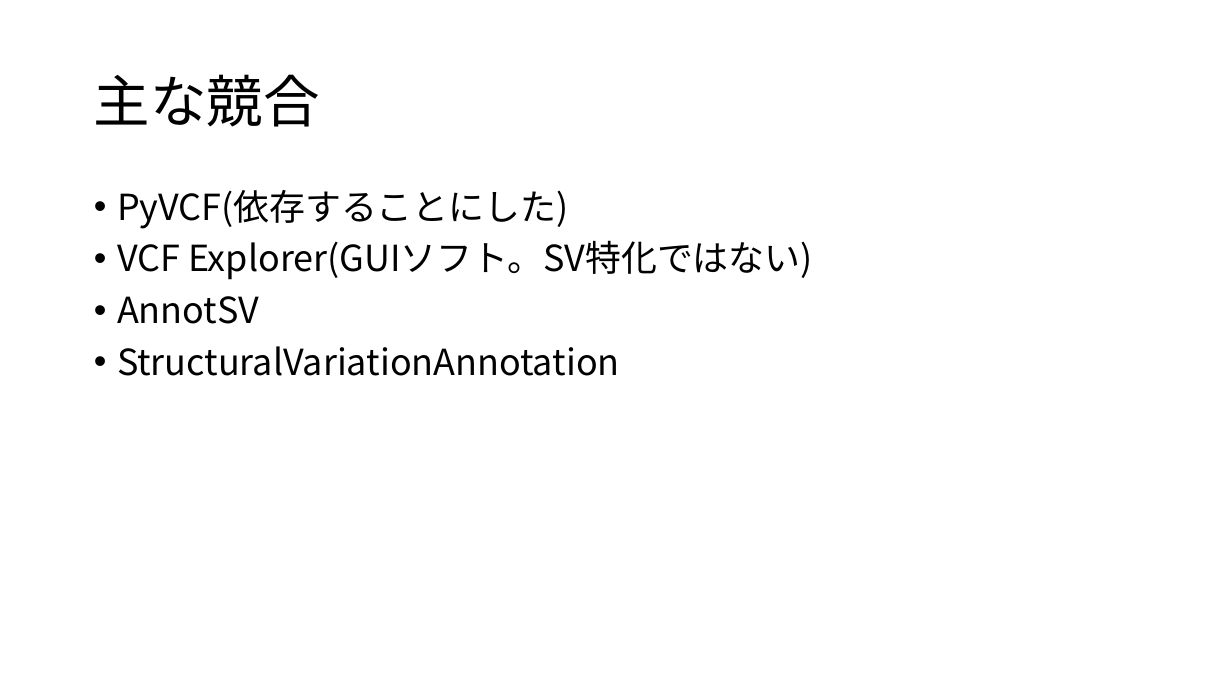
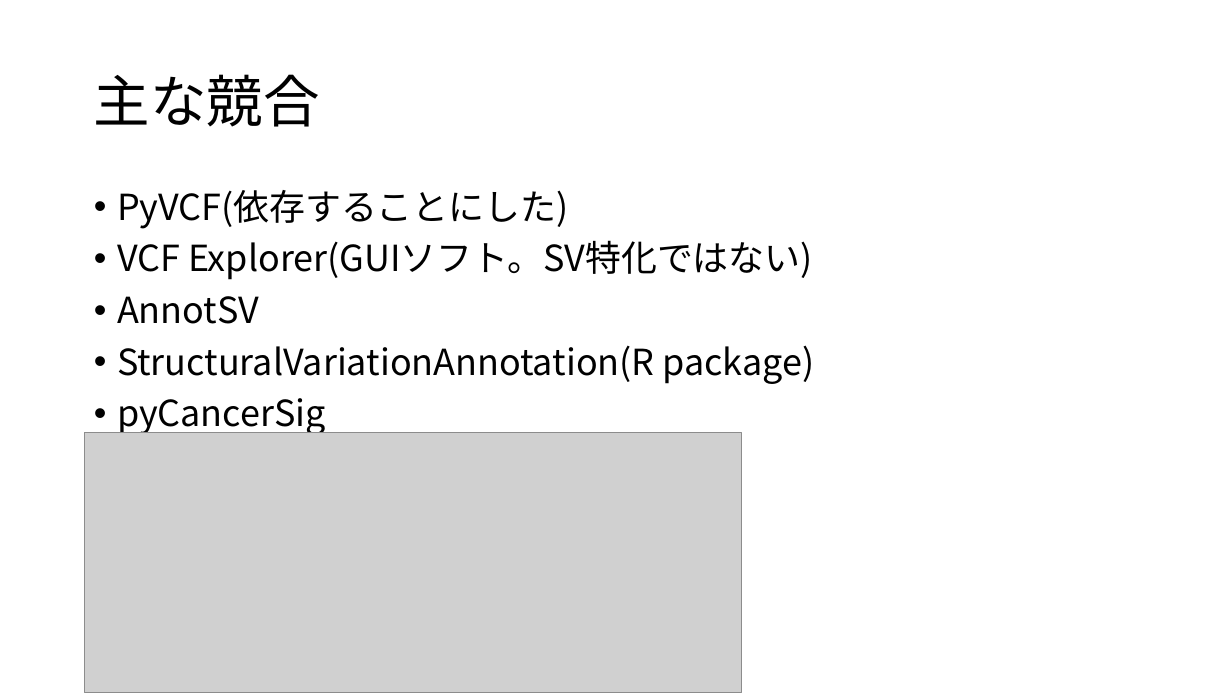
Before and after one commit to dermasugita/Viola-SV, a slide deck: slide 17 of resources/SV_parser.pptx (slide 10 before the commit). Drawn at 1232x693 pixels with LibreOffice and Linux fonts; fonts in the diff are those of the drawing; grey boxes stand for pictures. Boxes give left, top, right and bottom in pixels: in the first picture for what was removed or moved away, otherwise in the second. Text is boxed around its words. In the diff, an @@ line names an element or a change of style, - is before the commit and + after.

```diff
--- a/resources/SV_parser.pptx
+++ b/resources/SV_parser.pptx
@@ text at (x1=117, y1=345, x2=815, y2=436): text changed @@
-• StructuralVariationAnnotation
+• StructuralVariationAnnotation(R package)
+• pyCancerSig
@@ picture added at (x1=85, y1=433, x2=742, y2=693) @@
```
Also in this commit, not shown: 4 other slides changed, 8 slides added, 1 slide removed, 10 other files.
